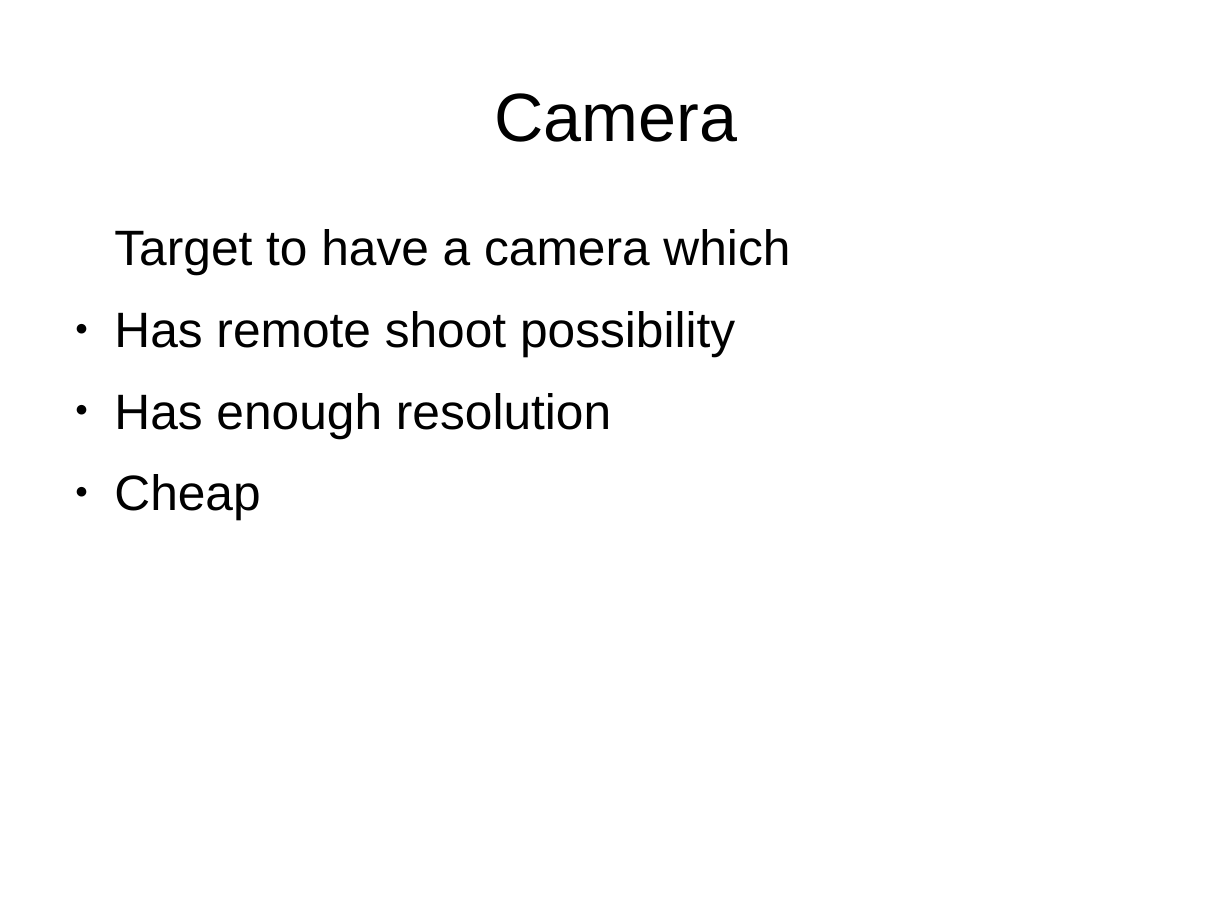
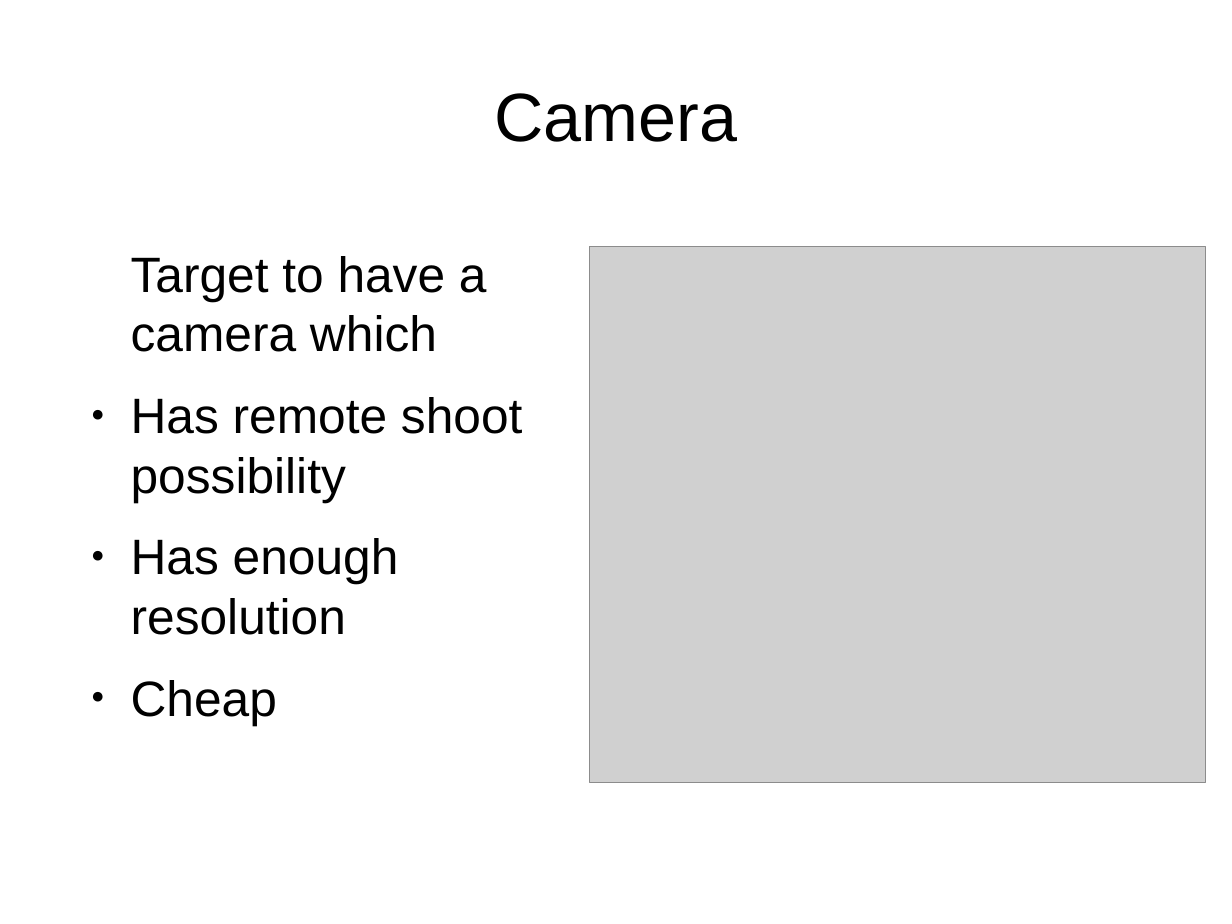
Before and after one commit to butyi/movscan, a slide deck: slide 5 of docs/movscan.odp. Drawn at 1232x924 pixels with LibreOffice and Linux fonts; fonts in the diff are those of the drawing; grey boxes stand for pictures. Boxes give left, top, right and bottom in pixels: in the first picture for what was removed or moved away, otherwise in the second. Text is boxed around its words. In the diff, an @@ line names an element or a change of style, - is before the commit and + after.

```diff
--- a/docs/movscan.odp
+++ b/docs/movscan.odp
@@ text "Target to have a camera ..." rewrapped from [114, 229, 790, 520] to [131, 256, 522, 725] @@
@@ picture added at [589, 246, 1205, 781] @@
```
Also in this commit, not shown: 2 other slides changed, 1 slide added, 1 slide removed.
